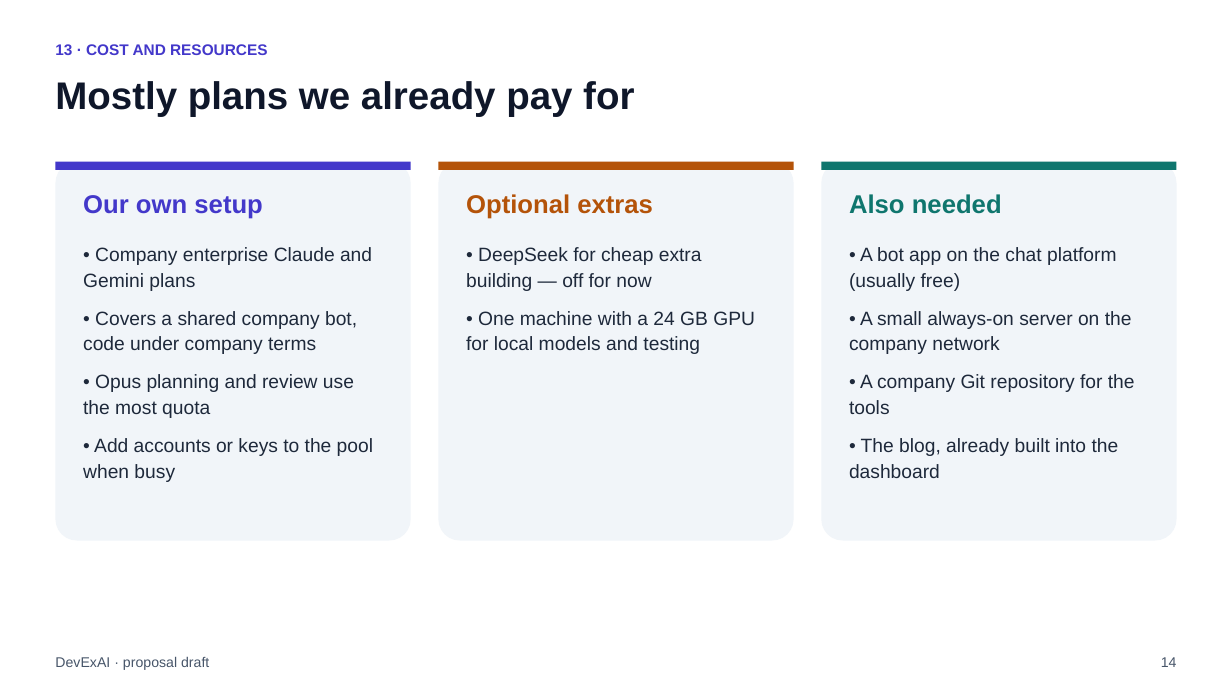
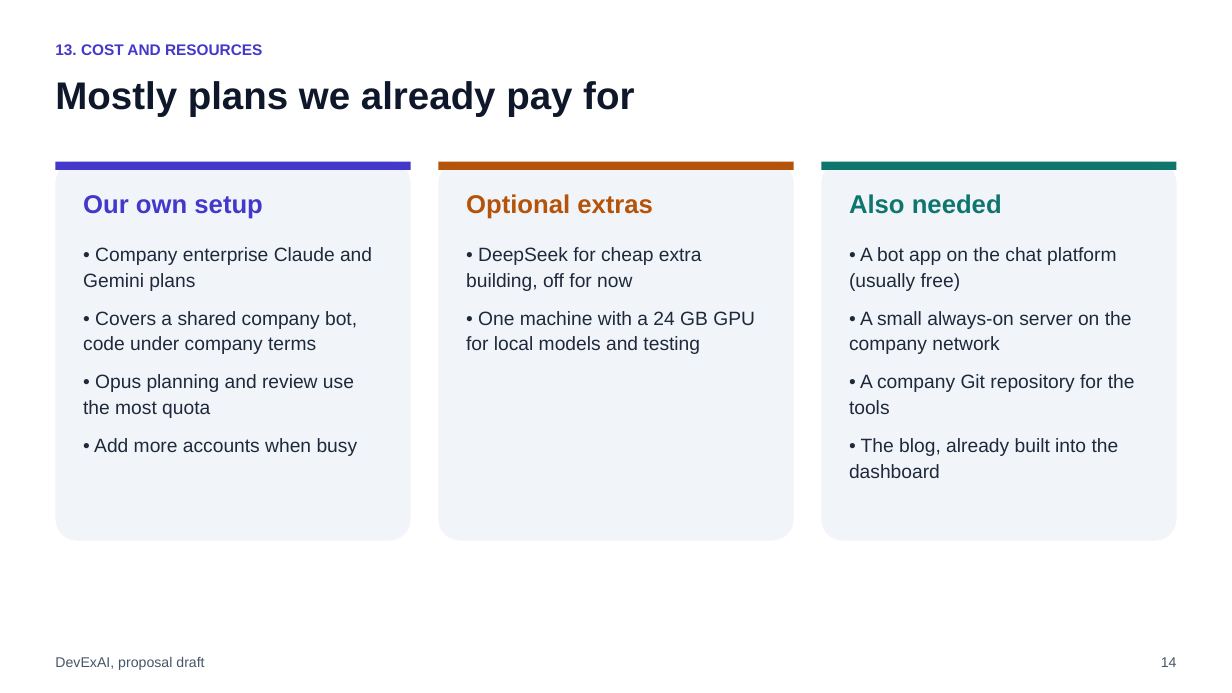
Before and after one commit to raghavsatyadev/DevExAI, a slide deck: slide 14 of DevExAI.pptx. Drawn at 1232x693 pixels with LibreOffice and Linux fonts; fonts in the diff are those of the drawing. Boxes give left, top, right and bottom in pixels: in the first picture for what was removed or moved away, otherwise in the second. Text is boxed around its words. In the diff, an @@ line names an element or a change of style, - is before the commit and + after.

```diff
--- a/DevExAI.pptx
+++ b/DevExAI.pptx
@@ text at box(55, 44, 262, 55): text changed @@
-13 · COST AND RESOURCES
+13. COST AND RESOURCES
@@ text at box(466, 247, 702, 291): text changed @@
-• DeepSeek for cheap extra building — off for now
+• DeepSeek for cheap extra building, off for now
@@ text at box(94, 438, 358, 456): text changed @@
-• Add accounts or keys to the pool when busy
+• Add more accounts when busy
@@ text at box(55, 656, 204, 670): text changed @@
-DevExAI · proposal draft
+DevExAI, proposal draft
```
Also in this commit, not shown: 18 other slides changed, 3 other files.
